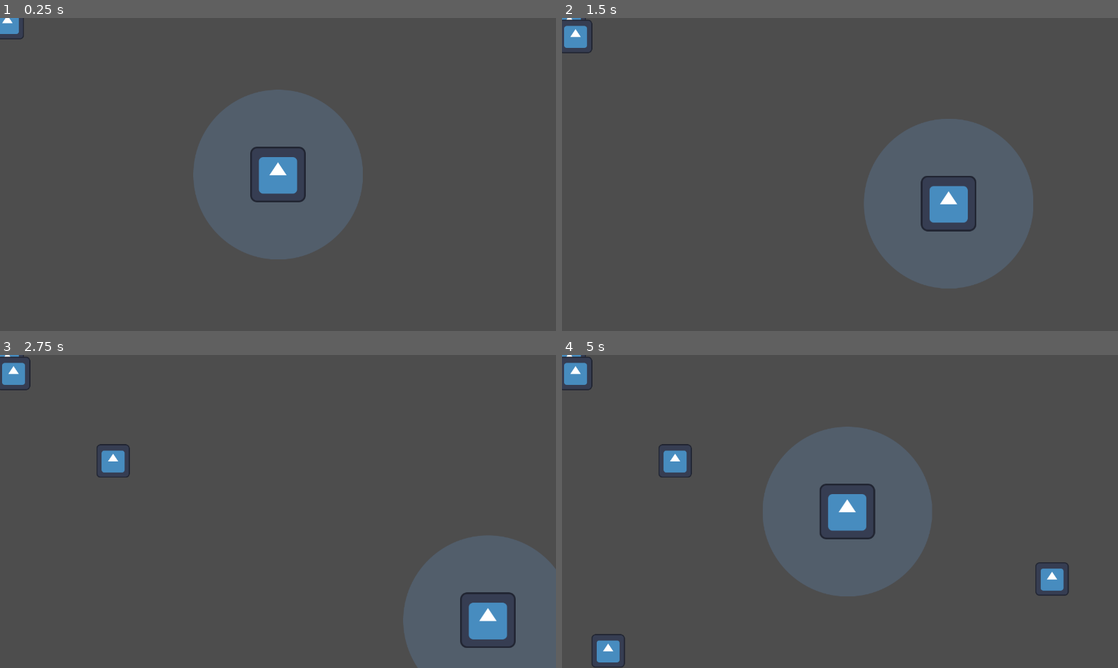
Above: before the commit, frames 1-4 (two rows, left to right).
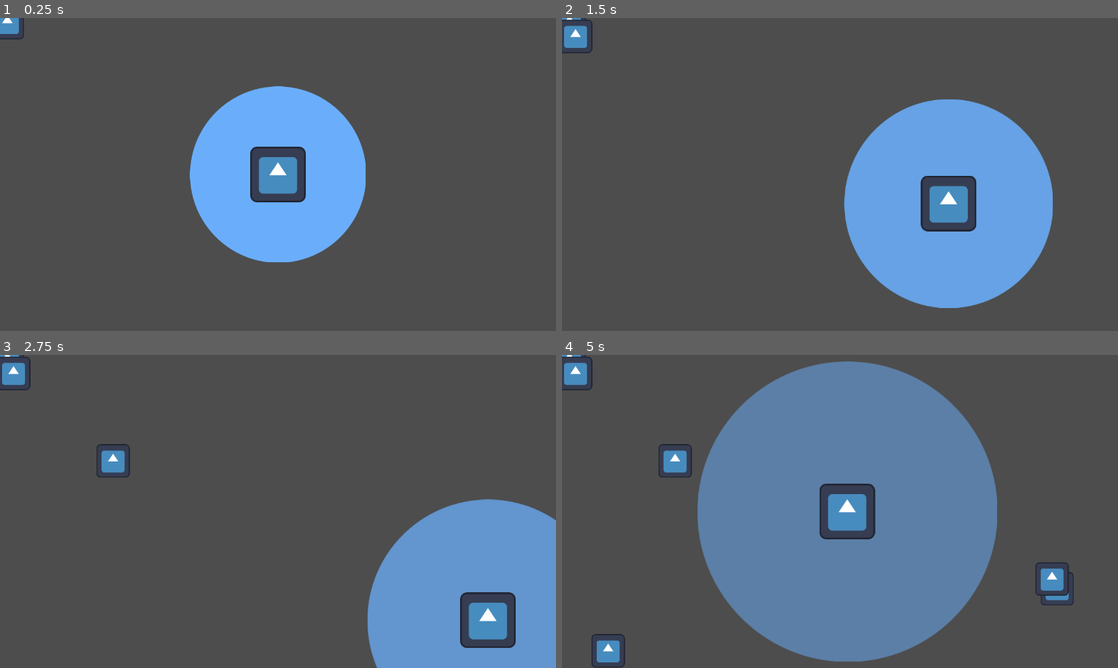
Above: after the commit, the same moments.

Repository: dkristia/Soul-Harvester
Game: Godot game, scene res://Scenes/Game/game.tscn
The game is run twice, just before and just after one commit, with the same random seed, the same clock (stepped at 60 frames per second) and the same inputs. The engine's default icon, where the game draws it, is replaced by a stand-in: a white triangle on a blue panel in a dark square.
Inputs:
- Up to frame 1 (0.25 s): no input
- Up to frame 2 (1.5 s): hold D (right) 0.53-1.28 s; hold S (down) from 1.28 s (still down)
- Up to frame 3 (2.75 s): release S (down) at 2.03 s; hold D (right) from 2.03 s (still down)
- Up to frame 4 (5 s): release D (right) at 2.78 s; hold W (up) 2.78-3.53 s; hold A (left) from 3.53 s (still down)

The runs differ from the first frame. In frame 1, 12% of the frame differs, in the area x 34-66%, y 21-78%; in frame 2, 18%; in frame 3, 14%; in frame 4, 39%, in the area x 24-92%, y 2-98%.
Error after the commit: Parse Error: Expected indented block after function declaration. (res://Objects/Player/radius.gd:9)

Commit message:
movement

Diff:
--- /dev/null
+++ b/Objects/Player/PickupRadius.gd
@@ -0,0 +1,17 @@
+extends Area2D
+
+var mode = 1
+@onready var sprite = $Radius
+@onready var _radius = preload("res://Objects/Player/radius.tscn")
+
+func _process(delta):
+	sprite.modulate.a += 0.1 * delta * mode
+	sprite.scale += Vector2(0.1, 0.1) * delta
+	if sprite.modulate.a >= 0.2:
+		mode = -1
+	if sprite.modulate.a <= 0:
+		sprite.queue_free()
+		var newsprite = _radius.instantiate()
+		add_child(newsprite)
+		sprite = newsprite
+		mode = 1
--- a/Objects/Player/player.gd
+++ b/Objects/Player/player.gd
@@ -37,4 +37,4 @@
 
 func _on_pickup_radius_area_entered(area):
 	if area.is_in_group("soul"):
-		area.queue_free()
+		area.position = position
--- a/Objects/Player/player.tscn
+++ b/Objects/Player/player.tscn
@@ -1,8 +1,9 @@
-[gd_scene load_steps=7 format=3 uid="uid://cjb5sf04lvpfr"]
+[gd_scene load_steps=8 format=3 uid="uid://cjb5sf04lvpfr"]
 
 [ext_resource type="Texture2D" uid="uid://t7n25g7bmk2k" path="res://icon.svg" id="1_fke4s"]
 [ext_resource type="Script" path="res://Objects/Player/player.gd" id="1_jhjqj"]
-[ext_resource type="Texture2D" uid="uid://cvms0uy1be86i" path="res://Assets/radius.png" id="2_4dq2k"]
+[ext_resource type="Script" path="res://Objects/Player/PickupRadius.gd" id="2_k3vsl"]
+[ext_resource type="PackedScene" uid="uid://dk18t2m2vlsbr" path="res://Objects/Player/radius.tscn" id="3_5jch1"]
 
 [sub_resource type="CircleShape2D" id="CircleShape2D_6qokj"]
 
@@ -24,11 +25,9 @@
 script = ExtResource("1_jhjqj")
 
 [node name="PickupRadius" type="Area2D" parent="."]
+script = ExtResource("2_k3vsl")
 
-[node name="Sprite2D" type="Sprite2D" parent="PickupRadius"]
-modulate = Color(1, 1, 1, 0.172549)
-scale = Vector2(0.65, 0.65)
-texture = ExtResource("2_4dq2k")
+[node name="Radius" parent="PickupRadius" instance=ExtResource("3_5jch1")]
 
 [node name="Hitbox" type="CollisionShape2D" parent="PickupRadius"]
 scale = Vector2(20, 20)
--- /dev/null
+++ b/Objects/Player/radius.gd
@@ -0,0 +1,9 @@
+extends Sprite2D
+
+
+# Called when the node enters the scene tree for the first time.
+func _ready():
+	modulate.a = 0
+	scale = Vector2(0.2, 0.2)
+
+func _process(delta):
--- /dev/null
+++ b/Objects/Player/radius.tscn
@@ -0,0 +1,9 @@
+[gd_scene load_steps=3 format=3 uid="uid://dk18t2m2vlsbr"]
+
+[ext_resource type="Texture2D" uid="uid://cvms0uy1be86i" path="res://Assets/radius.png" id="1_2ne7h"]
+[ext_resource type="Script" path="res://Objects/Player/radius.gd" id="2_7pt3r"]
+
+[node name="Radius" type="Sprite2D"]
+scale = Vector2(0.65, 0.65)
+texture = ExtResource("1_2ne7h")
+script = ExtResource("2_7pt3r")
